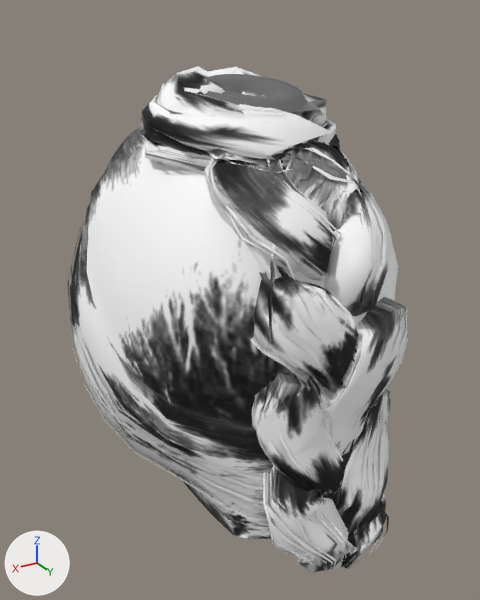
Before and after pictures for a commit that changed the glTF model public/models/makehuman/hair/masc/rodetetrenzado.gltf.
Both versions are drawn from a 50 mm lens placed at (0.194, 0.281, 1.799), pointed at (-0.003, -0.046, 1.635). The lights are fixed; the arrows at lower left show +X, +Y and +Z. The first picture is the older version. Vertices at exactly the same position are counted once.

Objects in the first picture: 'masc_hair_rodetetrenzado'.
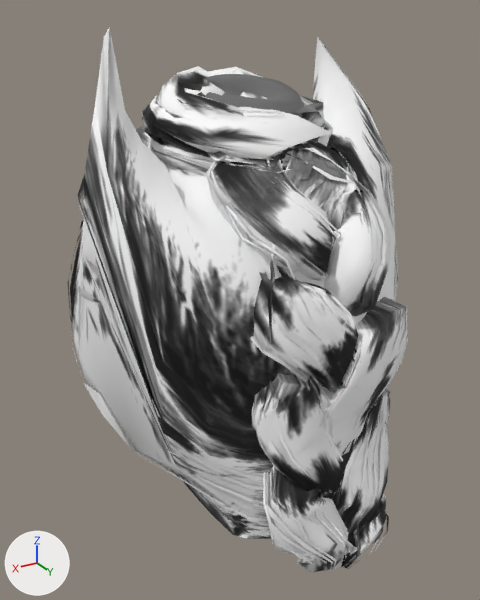
The newer file adds a shape key; the second version is drawn at full value of the shape key 'a_orejasPerro' of 'masc_hair_rodetetrenzado', and the change is written as the vertex moves it makes.

Changed parts and their boxes (x1, y1, x2, y2) in the pictures (480 x 600 px; the box of a moved part takes in the faces that stretch with it):
'masc_hair_rodetetrenzado', reshaped (8% taller)
    before: (68, 66, 408, 573)
    after: (68, 27, 408, 573)
part 1 of me_rev_fr_braidbun1_001, moved or reshaped
    before: (177, 97, 276, 111)
    after: (178, 99, 278, 112)
part 2 of me_rev_fr_braidbun1_001, moved or reshaped
    before: (70, 72, 398, 506)
    after: (70, 27, 398, 506)

The change in detail:
me_rev_fr_braidbun1_001 is used by ob_masc_hair_rodetetrenzado; location (0.0, 0.0, 0.0).
me_rev_fr_braidbun1_001 had 5712 vertices, 7622 faces and spanned x -0.098..0.09, y -0.193..0.081, z 1.516..1.771.
me_rev_fr_braidbun1_001 now has 5712 vertices, 7622 faces and spans x -0.099..0.093, y -0.193..0.081, z 1.516..1.793.
me_rev_fr_braidbun1_001 part 1: the loose piece of 18 vertices spanning x -0.033..0.041, y -0.075..0.001, z 1.741..1.76 is scaled about its middle by (0.973, 0.992, 1), then moved by (0.0, 0.0, -0.001).
me_rev_fr_braidbun1_001 part 2: 1870 of 5712 vertices moved; they spanned x -0.098..0.09, y -0.126..0.035, z 1.551..1.764 and now span x -0.099..0.093, y -0.126..0.034, z 1.552..1.793; mean shift (0.0, -0.001, 0.003); largest move (-0.091, -0.05, 1.62) -> (-0.072, -0.067, 1.784).
Other edits to the shape of me_rev_fr_braidbun1_001 do not show in these pictures.
